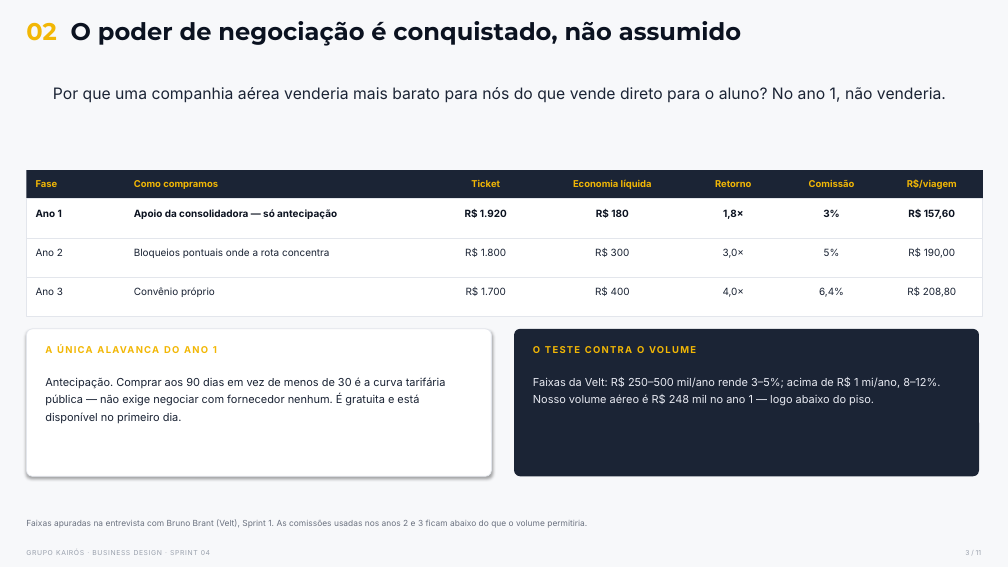
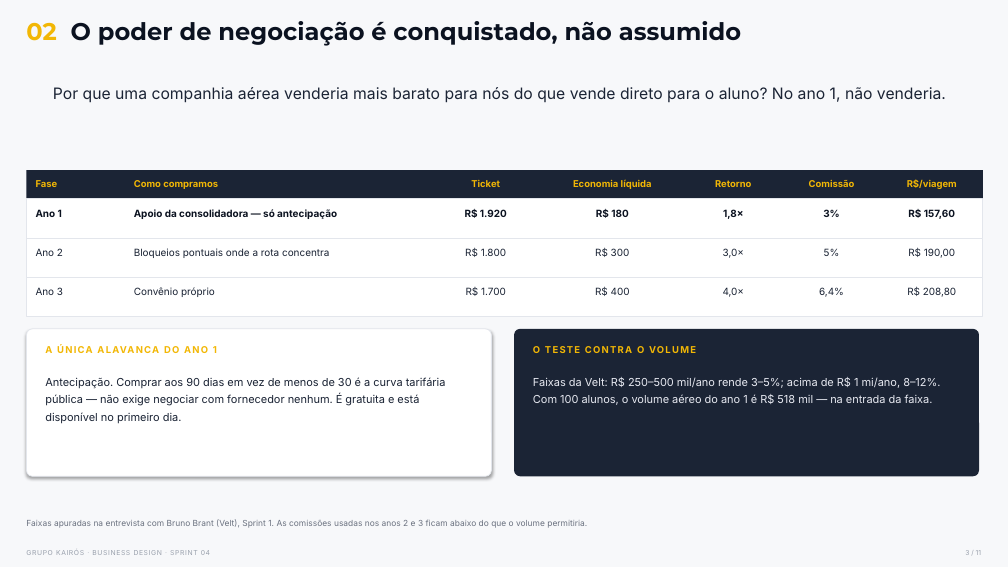
Before and after one commit to miltonferre-creator/Business-Designer, a slide deck: slide 3 of sprints/sprint-04/entregaveis/Sprint_04_Kairos_Antevia.pptx. Drawn at 1008x567 pixels with LibreOffice and Linux fonts; fonts in the diff are those of the drawing. Boxes give left, top, right and bottom in pixels: in the first picture for what was removed or moved away, otherwise in the second. Text is boxed around its words. In the diff, an @@ line names an element or a change of style, - is before the commit and + after.

```diff
--- a/sprints/sprint-04/entregaveis/Sprint_04_Kairos_Antevia.pptx
+++ b/sprints/sprint-04/entregaveis/Sprint_04_Kairos_Antevia.pptx
@@ text at [533,377,940,405]: text changed @@
-Faixas da Velt: R$ 250–500 mil/ano rende 3–5%; acima de R$ 1 mi/ano, 8–12%. Nosso volume aéreo é R$ 248 mil no ano 1 — logo abaixo do piso.
+Faixas da Velt: R$ 250–500 mil/ano rende 3–5%; acima de R$ 1 mi/ano, 8–12%. Com 100 alunos, o volume aéreo do ano 1 é R$ 518 mil — na entrada da faixa.
```
Also in this commit, not shown: 7 other slides changed, 8 other files.
